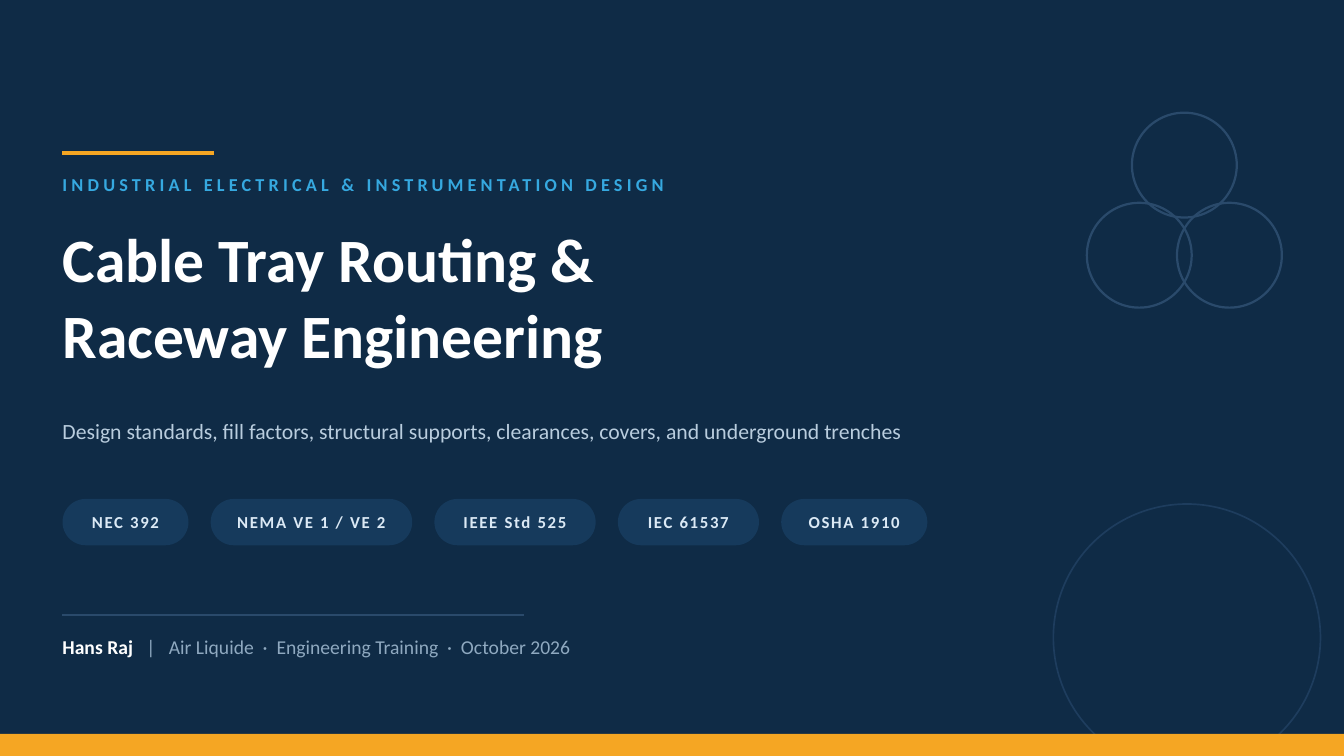
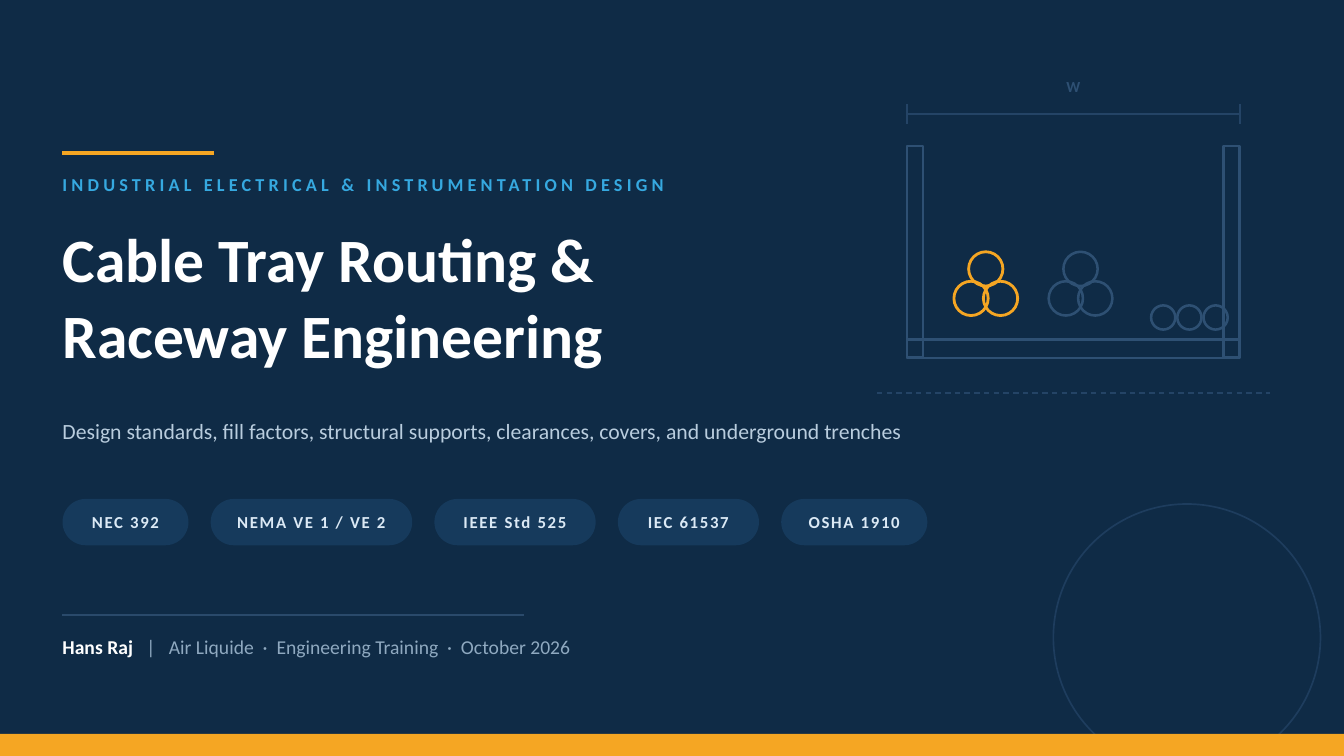
Before and after one commit to aarav-choudhary-pro/School-work-, a slide deck: slide 1 of ppt-studio/build/CableTray_Redesign.pptx. Drawn at 1344x756 pixels with LibreOffice and Linux fonts; fonts in the diff are those of the drawing. Boxes give left, top, right and bottom in pixels: in the first picture for what was removed or moved away, otherwise in the second. Text is boxed around its words. In the diff, an @@ line names an element or a change of style, - is before the commit and + after.

```diff
--- a/ppt-studio/build/CableTray_Redesign.pptx
+++ b/ppt-studio/build/CableTray_Redesign.pptx
@@ text added at <box>1066,82,1080,92</box>, 11 pt, text #2E5073, bold @@
+W
@@ line added from (907, 114) to (1240, 114), #244466 1.2 pt @@
@@ line added from (907, 104) to (907, 124), #244466 1.2 pt @@
@@ ellipse removed at <box>1132,113,1237,218</box> @@
@@ line added from (1240, 104) to (1240, 124), #244466 1.2 pt @@
@@ rectangle added at <box>907,146,924,358</box>, outline #2E5073 1.8 pt @@
@@ rectangle added at <box>1224,146,1240,358</box>, outline #2E5073 1.8 pt @@
@@ ellipse removed at <box>1087,203,1192,308</box> @@
@@ ellipse removed at <box>1178,203,1282,308</box> @@
@@ ellipse added at <box>969,252,1003,286</box>, outline #F5A623 2 pt @@
@@ ellipse added at <box>1064,252,1098,286</box>, outline #2E5073 1.8 pt @@
@@ ellipse added at <box>954,281,988,316</box>, outline #F5A623 2 pt @@
@@ ellipse added at <box>984,281,1018,316</box>, outline #F5A623 2 pt @@
@@ ellipse added at <box>1049,281,1083,316</box>, outline #2E5073 1.8 pt @@
@@ ellipse added at <box>1079,281,1113,316</box>, outline #2E5073 1.8 pt @@
@@ ellipse added at <box>1151,306,1176,330</box>, outline #2E5073 1.8 pt @@
@@ ellipse added at <box>1178,306,1202,330</box>, outline #2E5073 1.8 pt @@
@@ ellipse added at <box>1204,306,1228,330</box>, outline #2E5073 1.8 pt @@
@@ rectangle added at <box>907,340,1240,358</box>, outline #2E5073 1.8 pt @@
@@ line added from (877, 393) to (1270, 393), #244466 1 pt dashed @@
```
Also in this commit, not shown: 11 other slides changed, 9 other files.
